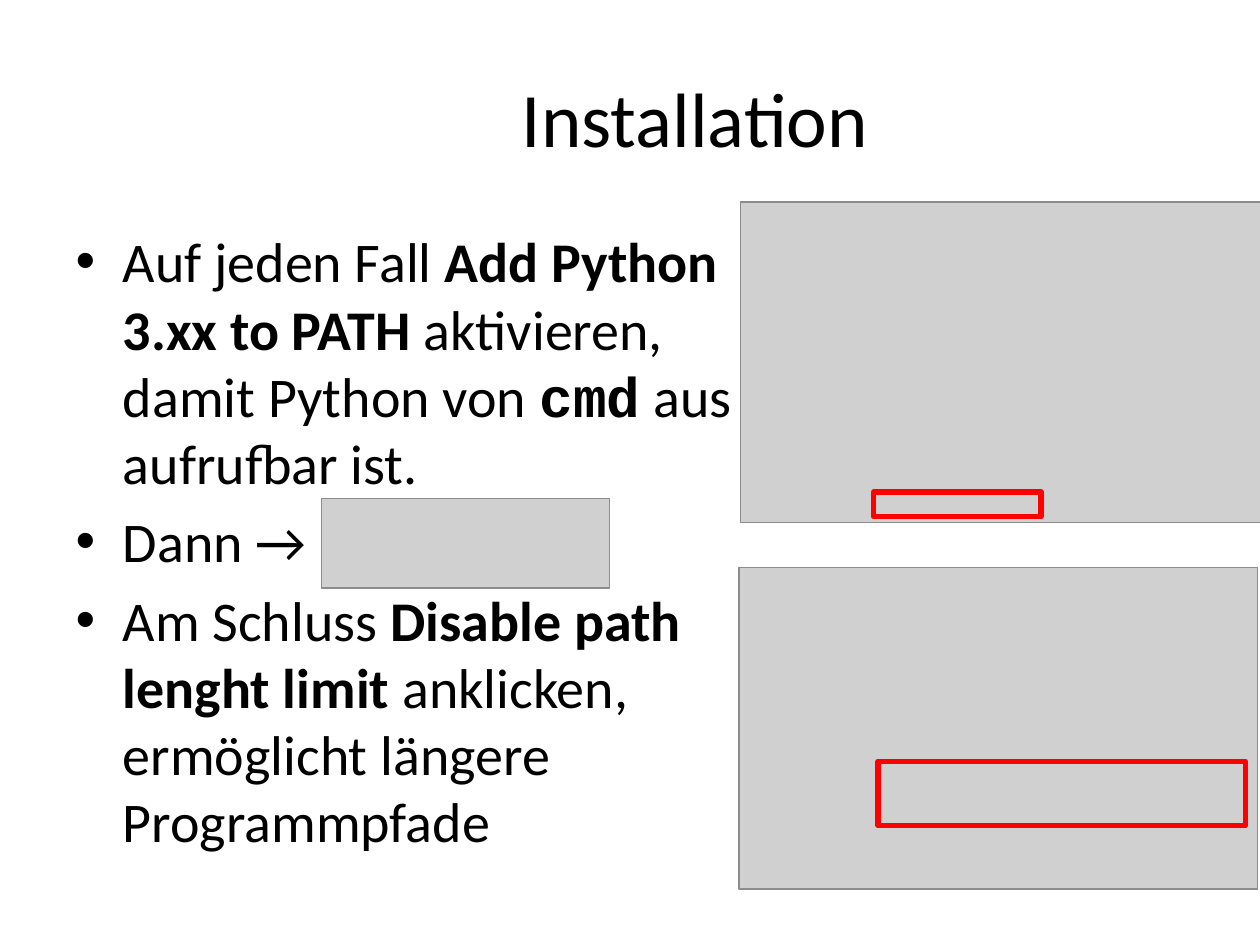
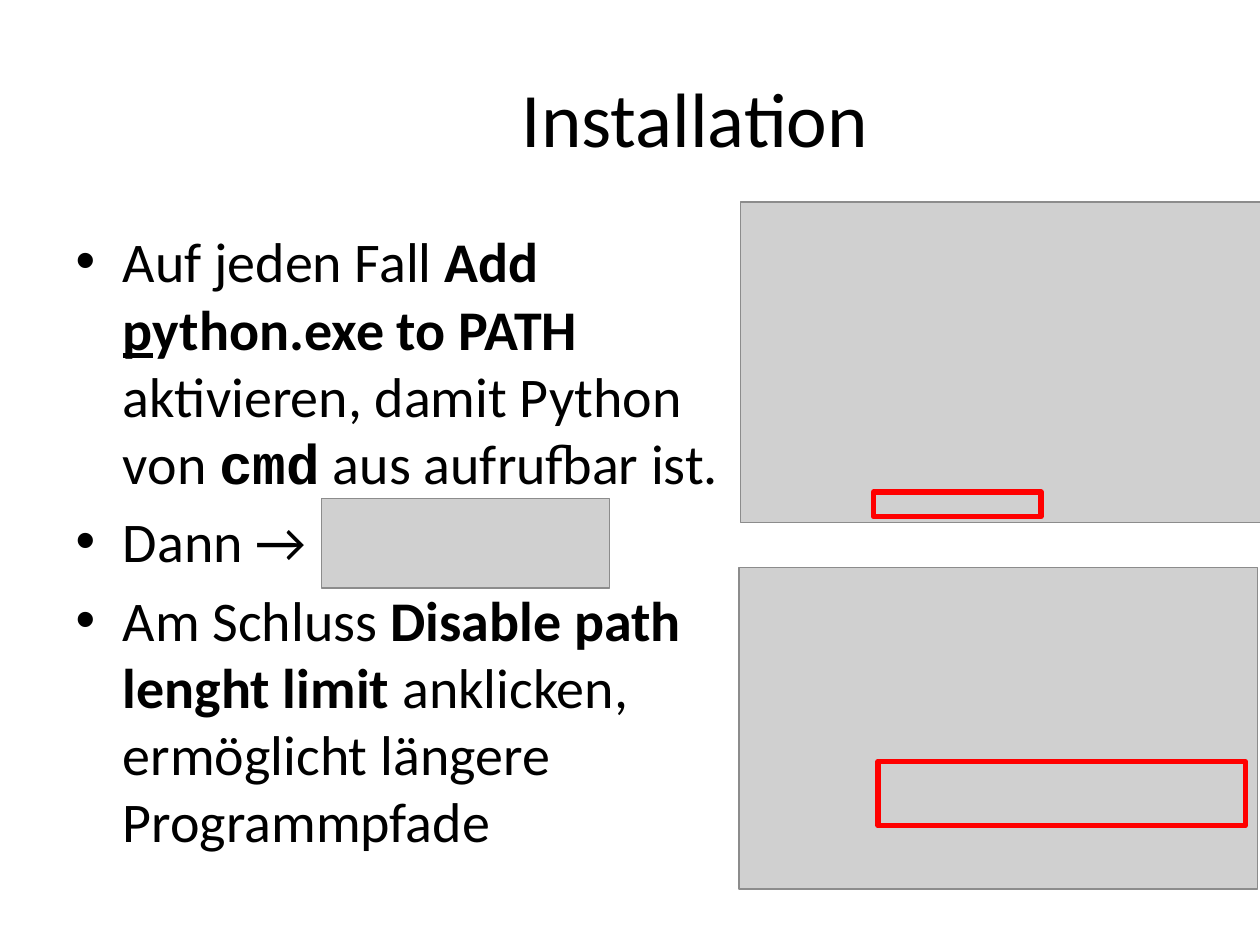
Before and after one commit to MickyRoth/Presentations, a slide deck: slide 7 of Python3 Fachinformatiker.pptx. Drawn at 1260x945 pixels with LibreOffice and Linux fonts; fonts in the diff are those of the drawing; grey boxes stand for pictures; background and template pictures are left out. Boxes give left, top, right and bottom in pixels: in the first picture for what was removed or moved away, otherwise in the second. Text is boxed around its words. In the diff, an @@ line names an element or a change of style, - is before the commit and + after.

```diff
--- a/Python3 Fachinformatiker.pptx
+++ b/Python3 Fachinformatiker.pptx
@@ text at box(123, 242, 718, 485): text changed @@
-• Auf jeden Fall Add Python 3.xx to PATH aktivieren, damit Python von cmd aus aufrufbar ist.
+• Auf jeden Fall Add python.exe to PATH aktivieren, damit Python von cmd aus aufrufbar ist.
```
Also in this commit, not shown: 4 other slides changed, 1 slide added, 1 other file.
